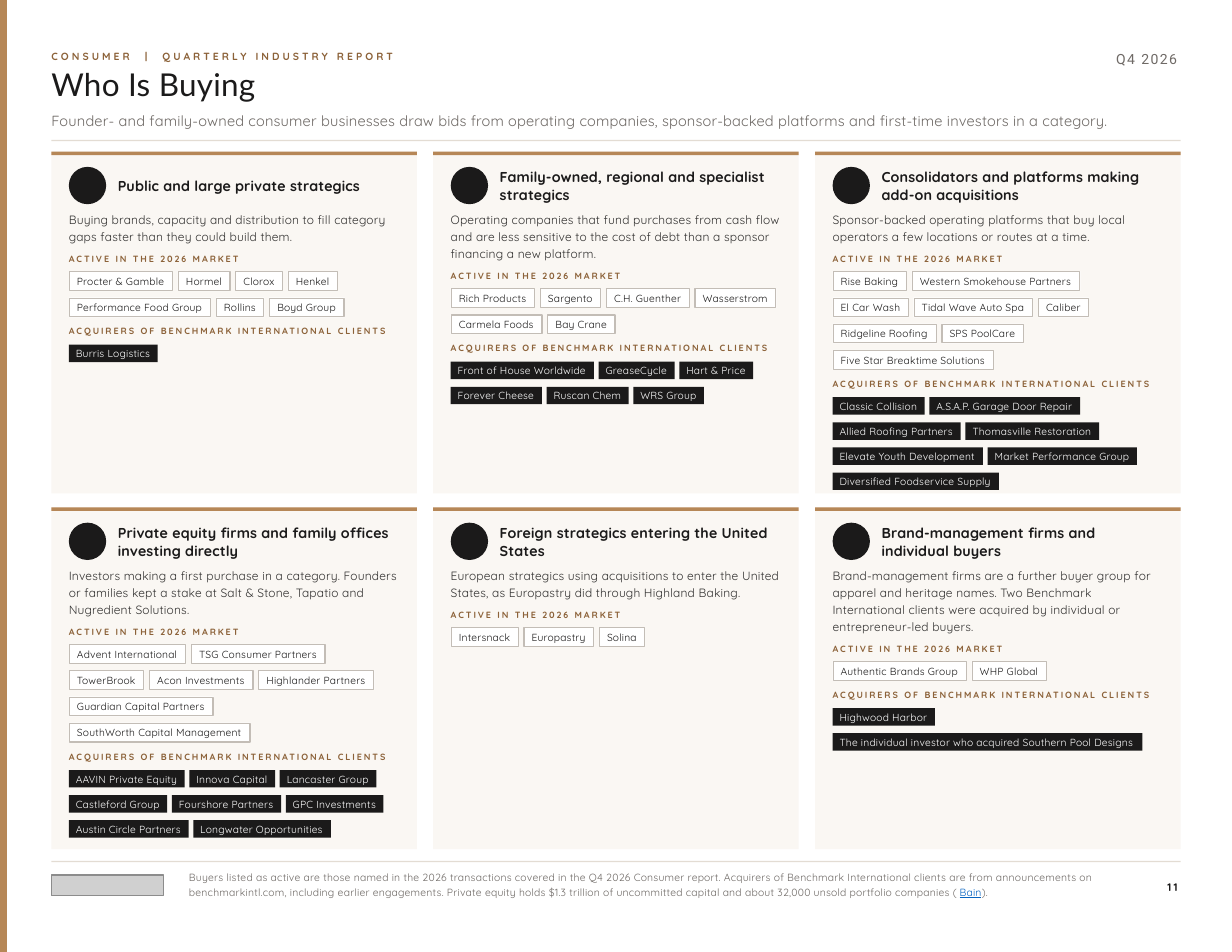
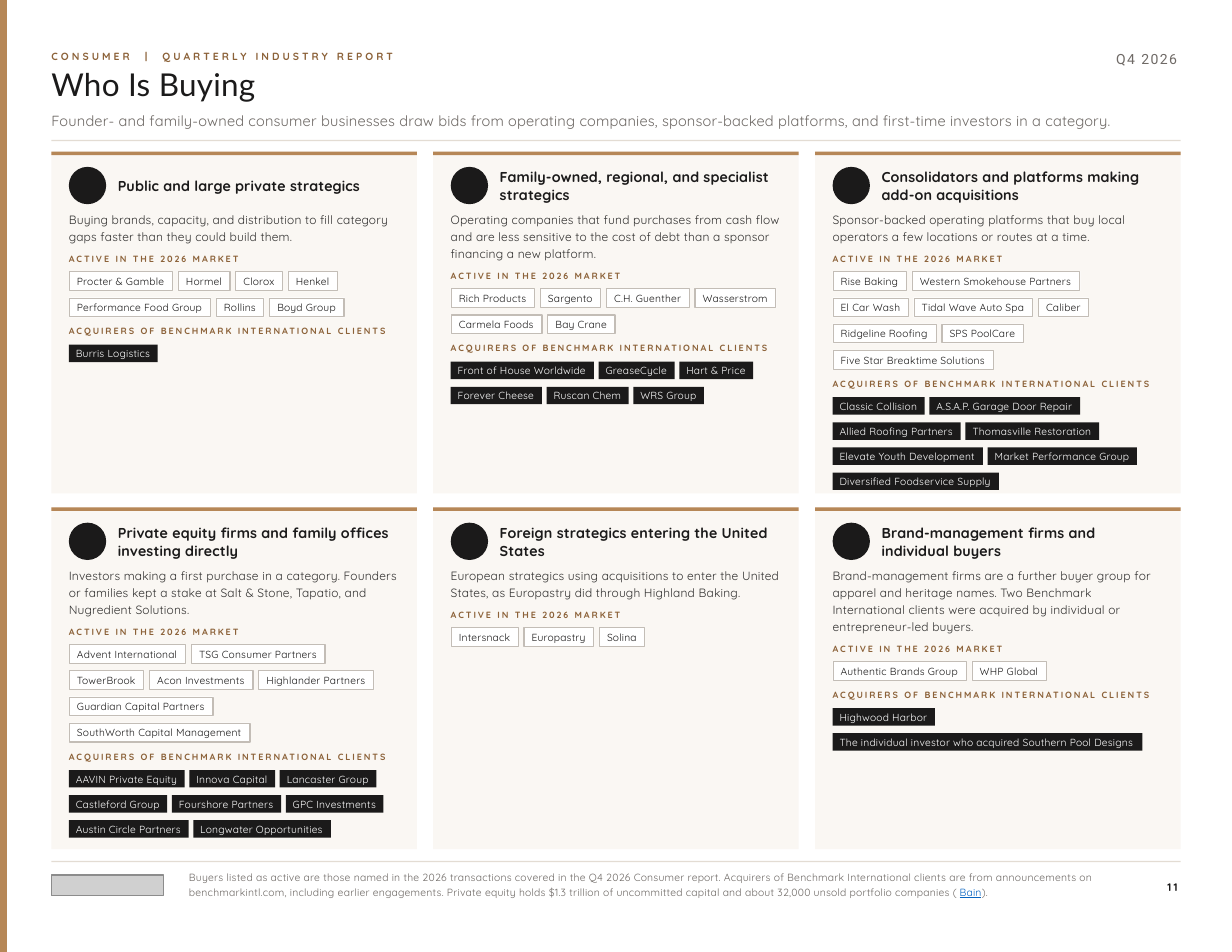
Before and after one commit to jp-hardin/about, a slide deck: slide 11 of mid-market-practice/_build/reports/consumer-q4-2026/brief.pptx. Drawn at 1232x952 pixels with LibreOffice and Linux fonts; fonts in the diff are those of the drawing; grey boxes stand for pictures; background and template pictures are left out. Boxes give left, top, right and bottom in pixels: in the first picture for what was removed or moved away, otherwise in the second. Text is boxed around its words. In the diff, an @@ line names an element or a change of style, - is before the commit and + after.

```diff
--- a/mid-market-practice/_build/reports/consumer-q4-2026/brief.pptx
+++ b/mid-market-practice/_build/reports/consumer-q4-2026/brief.pptx
@@ text at <box>51,115,1110,129</box>: text changed @@
-Founder- and family-owned consumer businesses draw bids from operating companies, sponsor-backed platforms and first-time investors in a category.
+Founder- and family-owned consumer businesses draw bids from operating companies, sponsor-backed platforms, and first-time investors in a category.
@@ text at <box>500,171,768,203</box>: text changed @@
-Family-owned, regional and specialist strategics
+Family-owned, regional, and specialist strategics
@@ text at <box>69,215,388,244</box>: text changed @@
-Buying brands, capacity and distribution to fill category gaps faster than they could build them.
+Buying brands, capacity, and distribution to fill category gaps faster than they could build them.
@@ text at <box>69,571,397,617</box>: text changed @@
-Investors making a first purchase in a category. Founders or families kept a stake at Salt & Stone, Tapatio and Nugredient Solutions.
+Investors making a first purchase in a category. Founders or families kept a stake at Salt & Stone, Tapatio, and Nugredient Solutions.
```
Also in this commit, not shown: 14 other slides changed, 36 other files.
